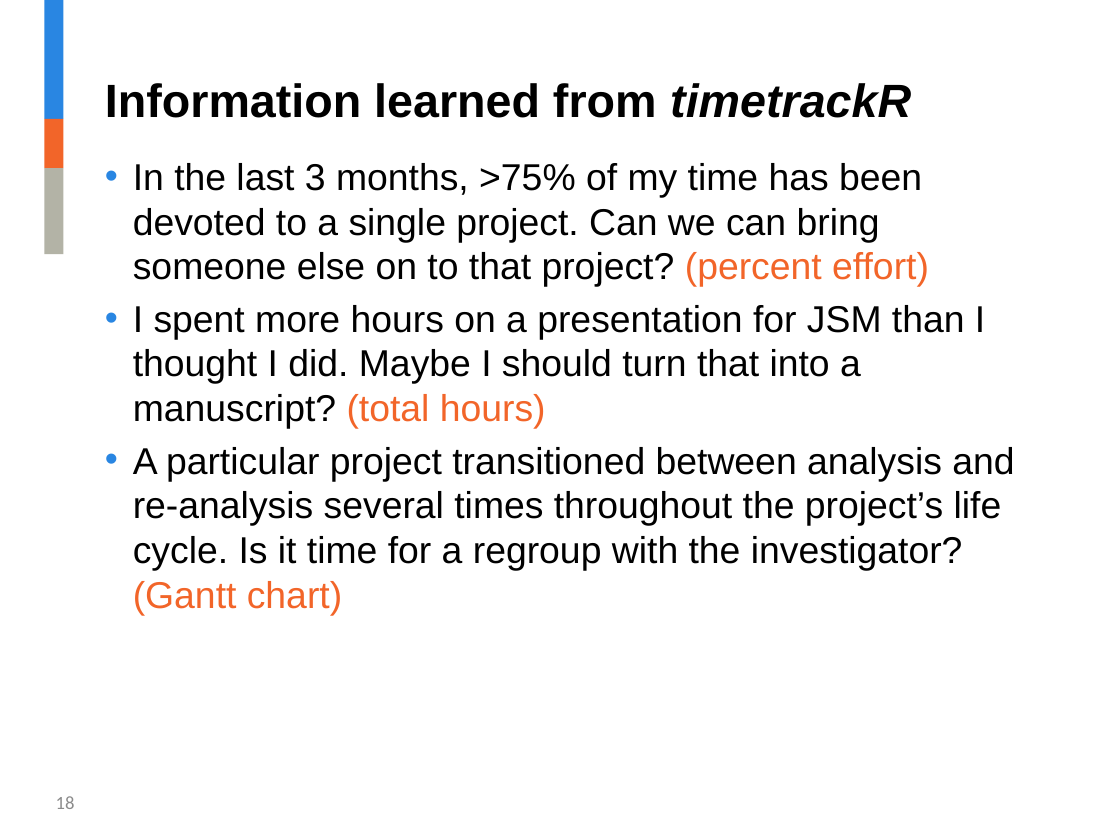
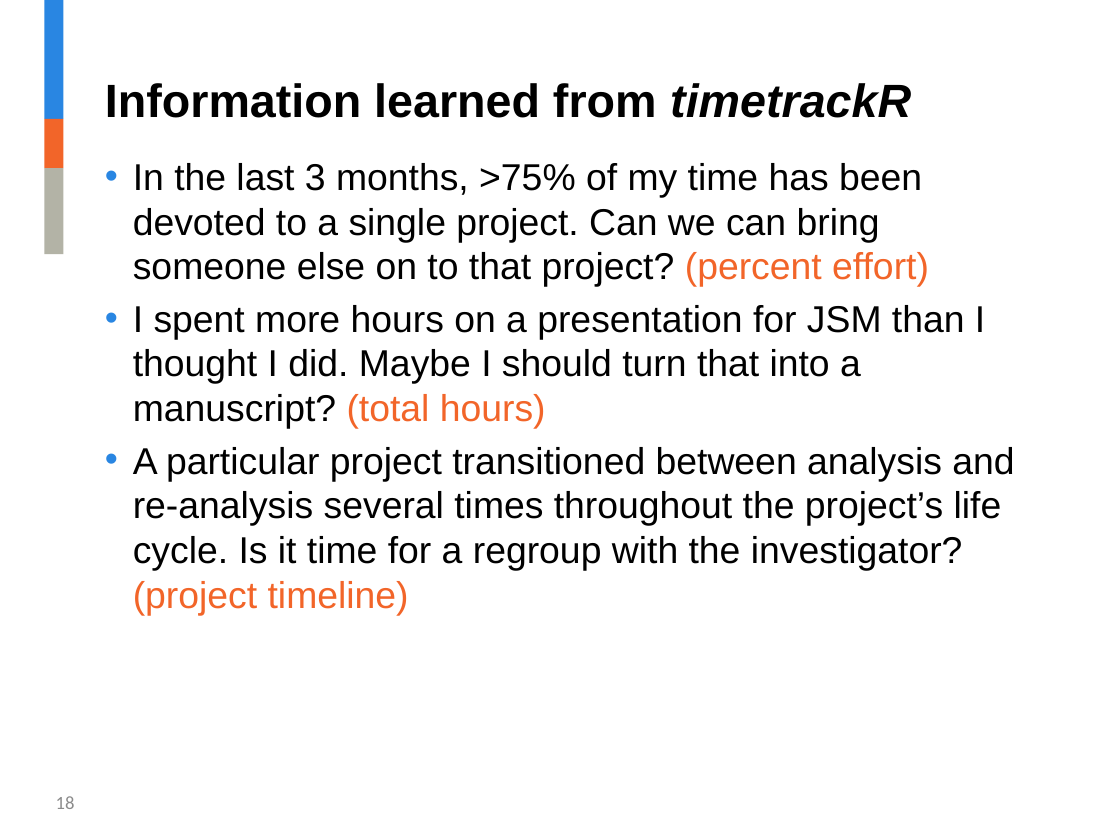
Before and after one commit to jalavery/timetrackR, a slide deck: slide 18 of RLadies timetrackR Presentation.pptx. Drawn at 1120x840 pixels with LibreOffice and Linux fonts; fonts in the diff are those of the drawing; background and template pictures are left out. Boxes give left, top, right and bottom in pixels: in the first picture for what was removed or moved away, otherwise in the second. Text is boxed around its words. In the diff, an @@ line names an element or a change of style, - is before the commit and + after.

Commit message:
minor edits to presentation, remove titles on pie chart

```diff
--- a/RLadies timetrackR Presentation.pptx
+++ b/RLadies timetrackR Presentation.pptx
@@ text at (133, 447, 1014, 616): text changed @@
-• A particular project transitioned between analysis and re-analysis several times throughout the project’s life cycle. Is it time for a regroup with the investigator? (Gantt chart)
+• A particular project transitioned between analysis and re-analysis several times throughout the project’s life cycle. Is it time for a regroup with the investigator? (project timeline)
```
Also in this commit, not shown: 4 other slides changed, 1 other file.
